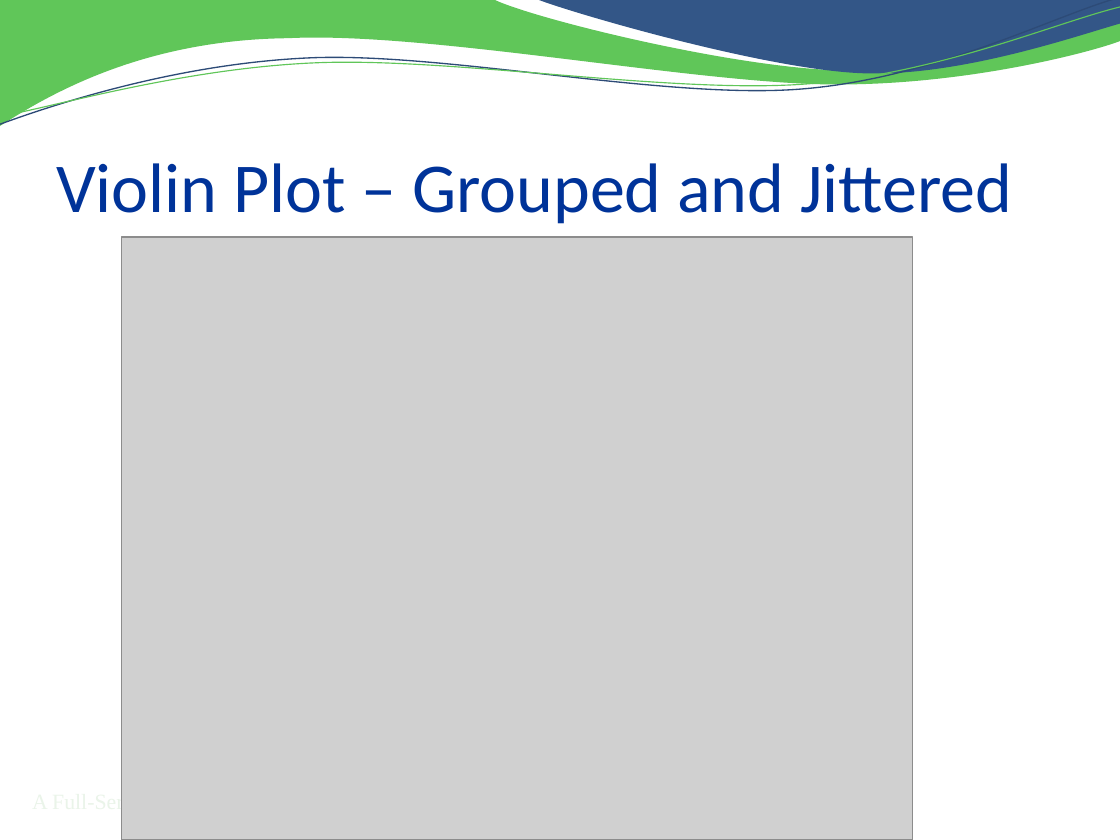
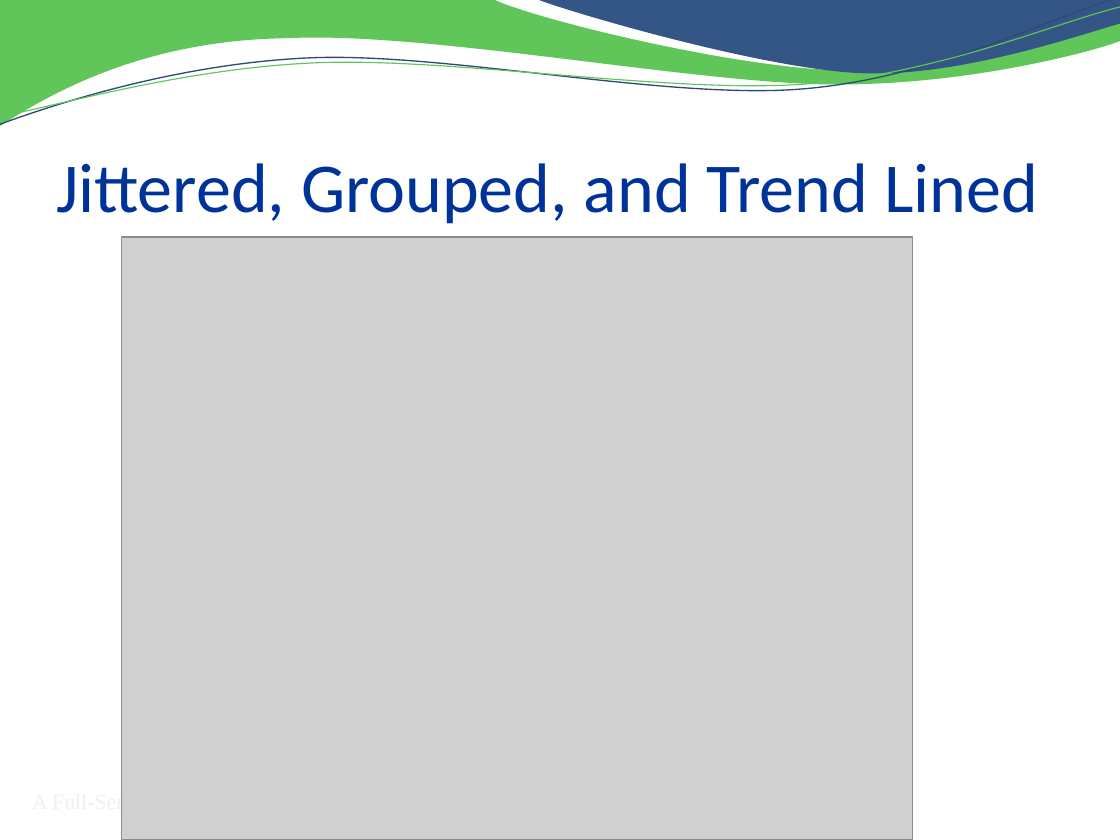
Before and after one commit to RhoInc/sas-violinPlot, a slide deck: slide 12 of doc/Presentation.pptx (slide 11 before the commit). Drawn at 1120x840 pixels with LibreOffice and Linux fonts; fonts in the diff are those of the drawing; grey boxes stand for pictures; background and template pictures are left out. Boxes give left, top, right and bottom in pixels: in the first picture for what was removed or moved away, otherwise in the second. Text is boxed around its words. In the diff, an @@ line names an element or a change of style, - is before the commit and + after.

```diff
--- a/doc/Presentation.pptx
+++ b/doc/Presentation.pptx
@@ title at box(56, 163, 1038, 224): text changed @@
-Violin Plot – Grouped and Jittered
+Jittered, Grouped, and Trend Lined
```
Also in this commit, not shown: 12 other slides changed, 3 slides added, 2 slides removed.
